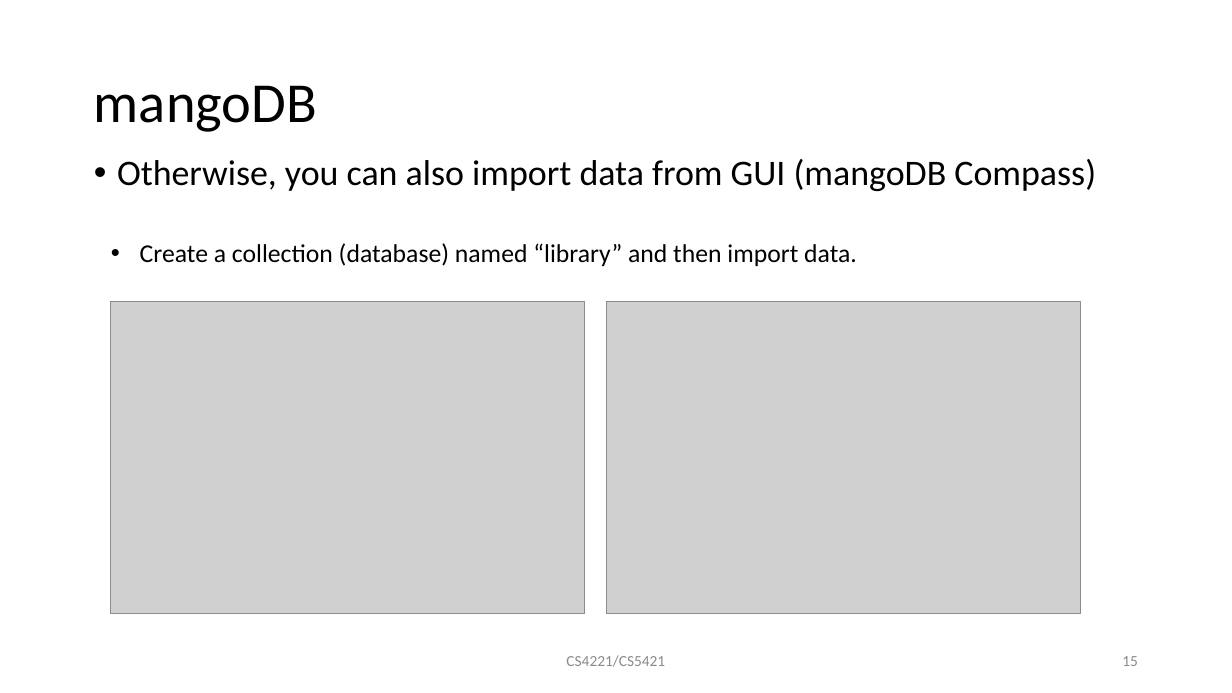
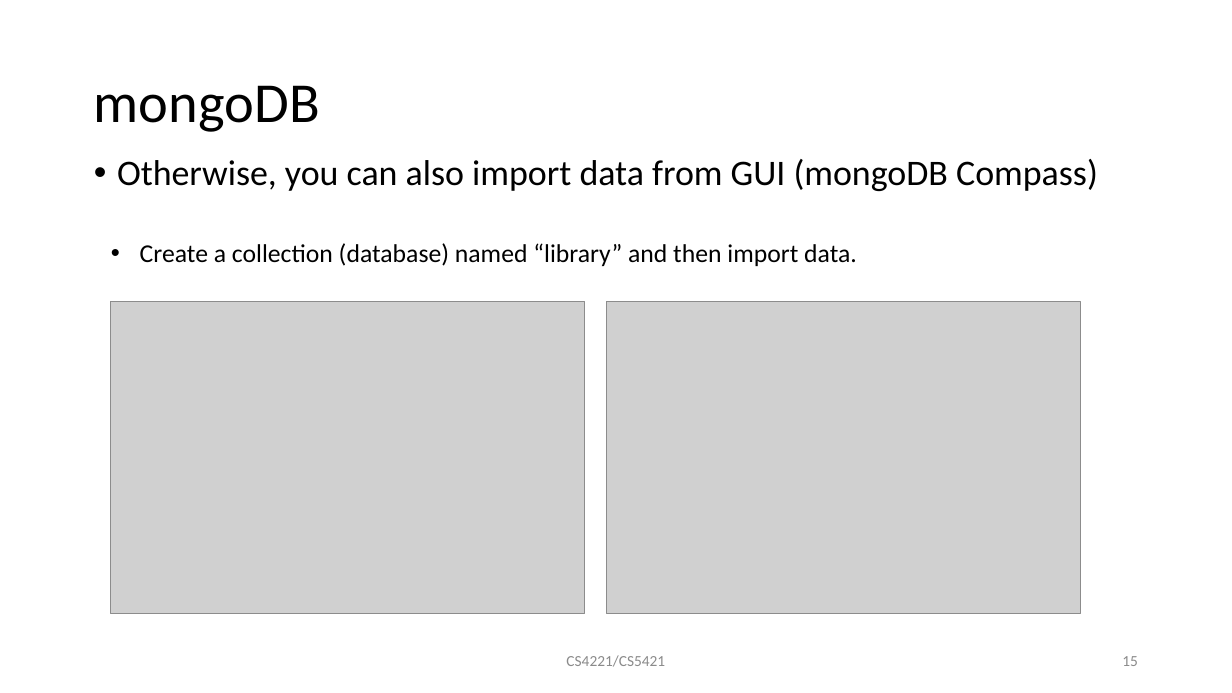
Before and after one commit to mark-h-meng/BT5110-tutorials, a slide deck: slide 15 of src/4221-t6/t6.pptx. Drawn at 1232x693 pixels with LibreOffice and Linux fonts; fonts in the diff are those of the drawing; grey boxes stand for pictures. Boxes give left, top, right and bottom in pixels: in the first picture for what was removed or moved away, otherwise in the second. Text is boxed around its words. In the diff, an @@ line names an element or a change of style, - is before the commit and + after.

```diff
--- a/src/4221-t6/t6.pptx
+++ b/src/4221-t6/t6.pptx
@@ title at (94, 85, 320, 132): text changed @@
-mangoDB
+mongoDB
@@ text at (117, 159, 1098, 191): text changed @@
-• Otherwise, you can also import data from GUI (mangoDB Compass)
+• Otherwise, you can also import data from GUI (mongoDB Compass)
```
Also in this commit, not shown: 6 other slides changed, 8 other files.
